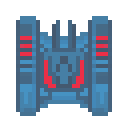
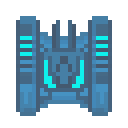
Layered file, before and after one edit (128 x 128). Changes by layer:
renamed "Layer 1 copy 2" to "team color", hid it, moved it above "Layer 2 copy 3", painted on it over (20, 36, 108, 88)
removed layer "Layer 1 copy" over (20, 36, 108, 88)
painted on "Layer 2 copy 3" over (20, 36, 108, 88)
